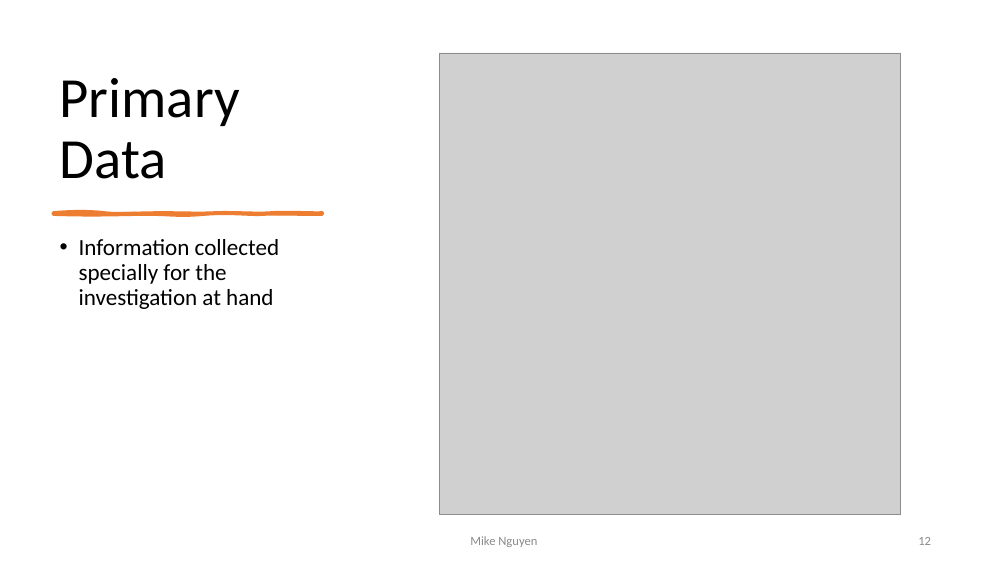
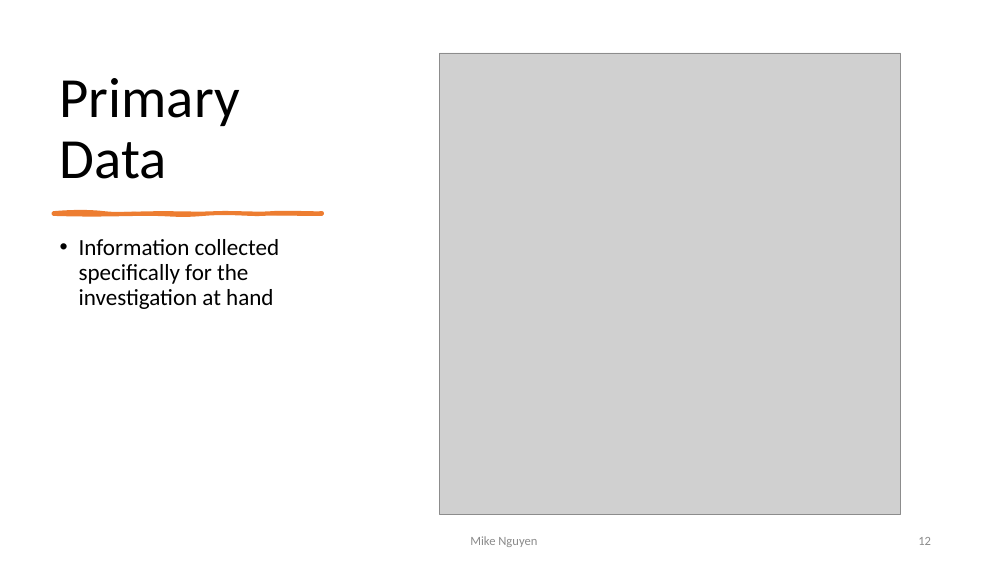
Before and after one commit to mikenguyen13/mar4050, a slide deck: slide 12 of lectures/3/Information Systems, Dashboards & Data Analytics.pptx. Drawn at 1008x567 pixels with LibreOffice and Linux fonts; fonts in the diff are those of the drawing; grey boxes stand for pictures. Boxes give left, top, right and bottom in pixels: in the first picture for what was removed or moved away, otherwise in the second. Text is boxed around its words. In the diff, an @@ line names an element or a change of style, - is before the commit and + after.

```diff
--- a/lectures/3/Information Systems, Dashboards & Data Analytics.pptx
+++ b/lectures/3/Information Systems, Dashboards & Data Analytics.pptx
@@ text at (79, 239, 280, 309): text changed @@
-• Information collected specially for the investigation at hand
+• Information collected specifically for the investigation at hand
```
Also in this commit, not shown: 2 other slides changed.
